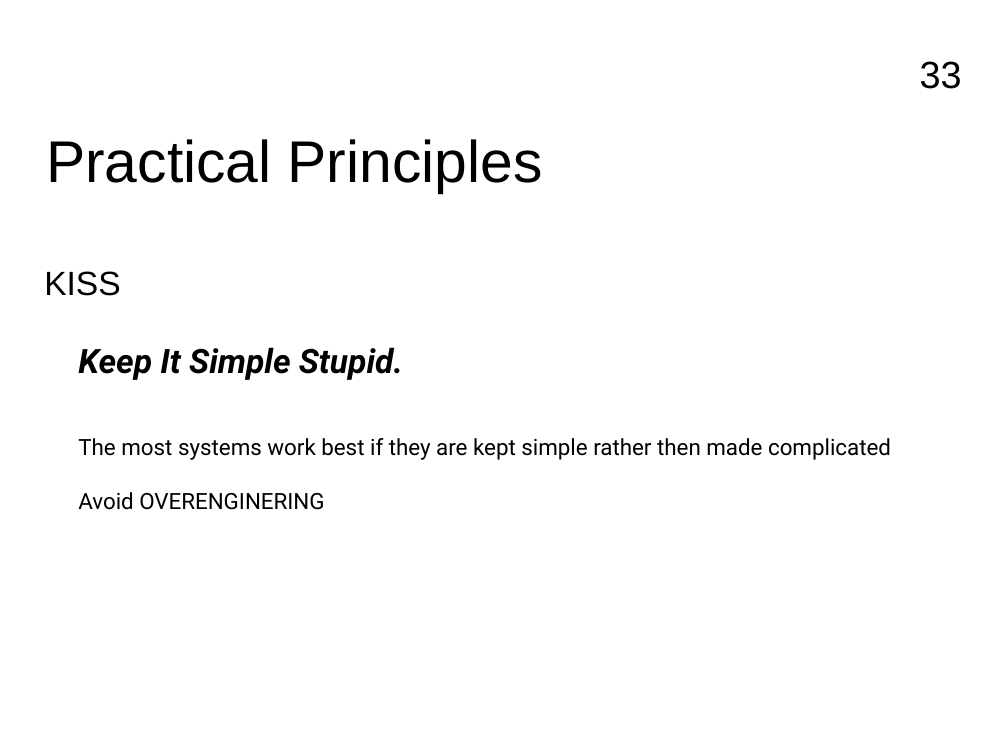
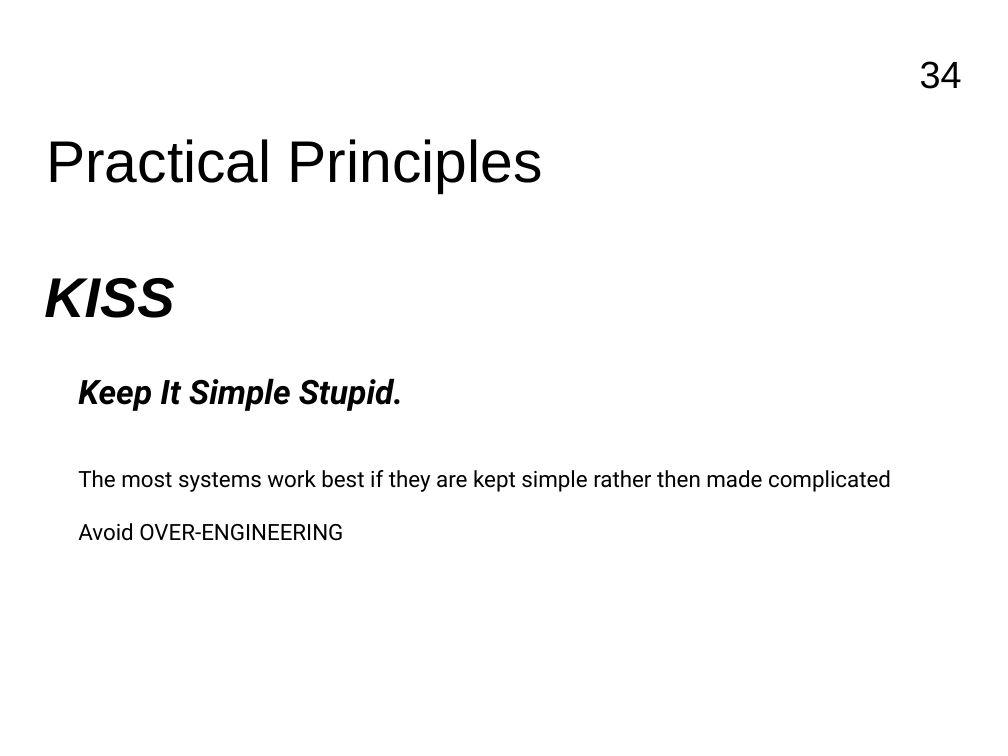
Before and after one commit to FrancoMelandri/SOLID, a slide deck: slide 34 of docs/solid.pptx (slide 33 before the commit). Drawn at 1008x756 pixels with LibreOffice and Linux fonts; fonts in the diff are those of the drawing. Boxes give left, top, right and bottom in pixels: in the first picture for what was removed or moved away, otherwise in the second. Text is boxed around its words. In the diff, an @@ line names an element or a change of style, - is before the commit and + after.

```diff
--- a/docs/solid.pptx
+++ b/docs/solid.pptx
@@ page number at box(920, 61, 962, 89): text changed @@
-33
+34
@@ text "KISS" at box(44, 278, 174, 318): size 24 to 40 pt, bold on, italic on; more space between paragraphs @@
@@ text "Keep It Simple Stupid.": place and size @@
-text "Keep It Simple Stupid." at box(78, 347, 891, 510)
+text "Keep It Simple Stupid." at box(78, 378, 891, 541)
@@ text at box(78, 523, 343, 541): text changed @@
-Avoid OVERENGINERING
+Avoid OVER-ENGINEERING
```
Also in this commit, not shown: 2 other slides changed.
